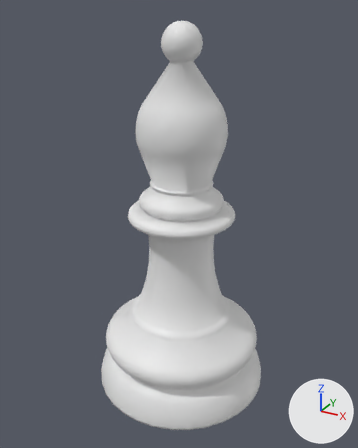
A saved change to the Blender file tutorial/section6/chessbishop.blend.
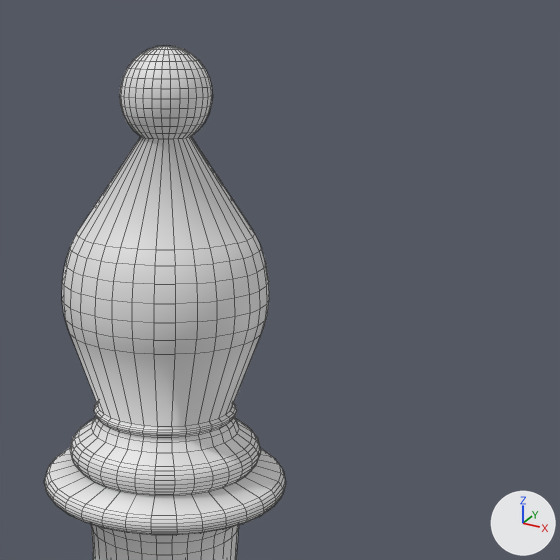
There are two pictures of each version: one whole from a 50 mm camera at (4.79, -8.83, 8.39) aimed at (-0.03, -0.05, 4.0), one close up on the part from 30% to 100% of the width and 0% to 56% of the height. Arrows for +X, +Y and +Z are at lower right; the lights stay in place. The close-ups show mesh edges as thin lines.
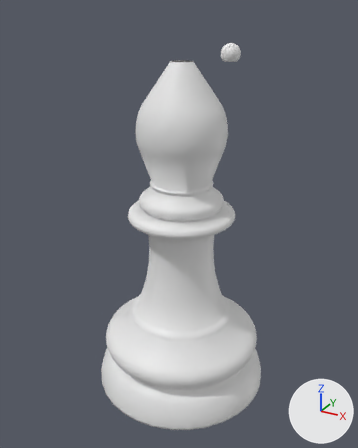
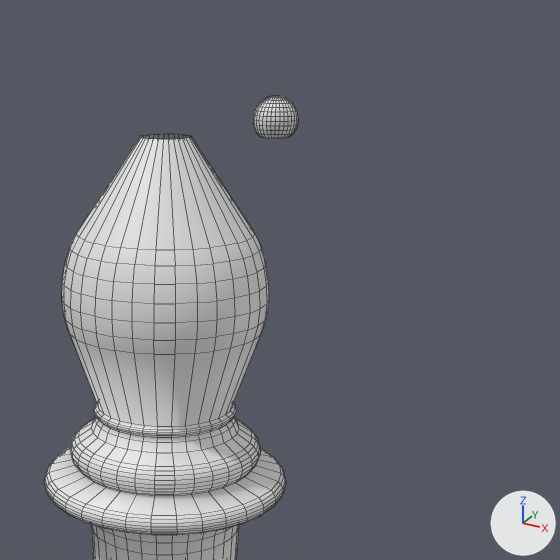
Location of each change, (x1, y1, x2, y2) in pixels of the close-ups (560 x 560 px; the box of a moved part takes in the faces that stretch with it):
'Sphere', reshaped
    before: (44, 46, 286, 560)
    after: (44, 96, 298, 560)
part 1 of me_sphere_001, moved or reshaped
    before: (119, 46, 213, 139)
    after: (253, 96, 298, 138)

The change, as a list of edits to the scene's bpy script:
```text
Change me_sphere_001:
    used by ob_sphere; location = (0.0, 0.0, 7.75); scale = (0.396, 0.396, 0.396)
    remove me_sphere_001.from_pydata(...)  # 2529 vertices, 2529 faces; spans x -5.0..5.0, y -5.0..5.0, z -19.6..1.0
    add me_sphere_001.from_pydata(...)  # 2529 vertices, 2497 faces; spans x -5.0..5.0, y -5.0..5.0, z -19.6..0.1
    me_sphere_001 part 1: 353 vertices moved from x -1.0..1.0, y -1.0..1.0, z -0.6..1.0 to x 2.1..3.0, y -0.5..0.5, z -0.6..0.1; 32 vertices removed from x -0.7..0.7, y -0.7..0.7, z -0.7; 32 vertices added at x 2.2..2.9, y -0.3..0.3, z -0.7
```
